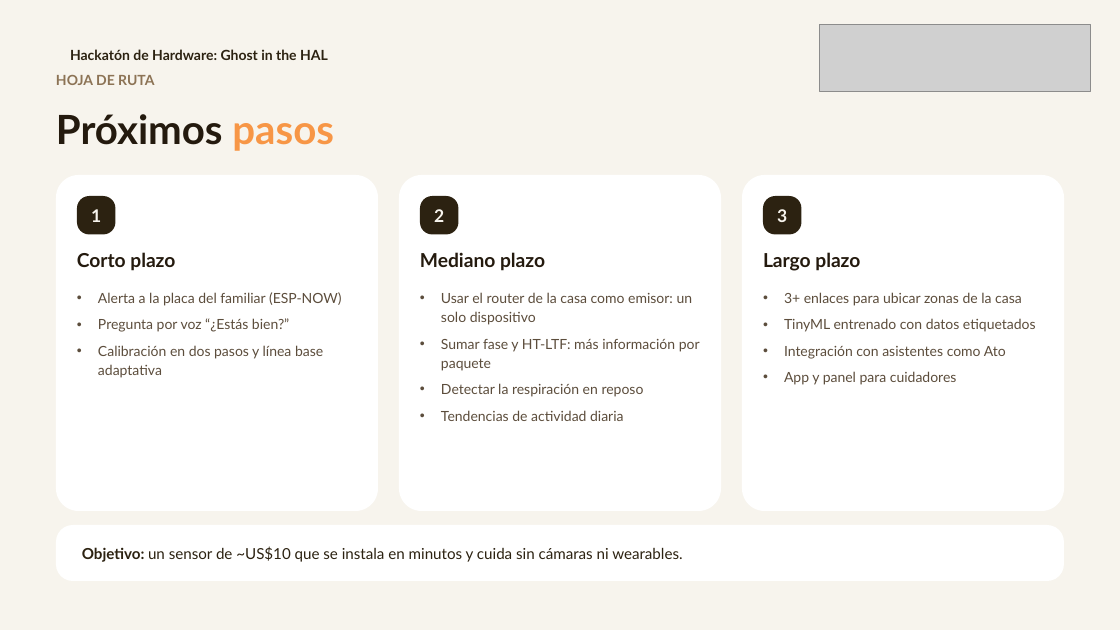
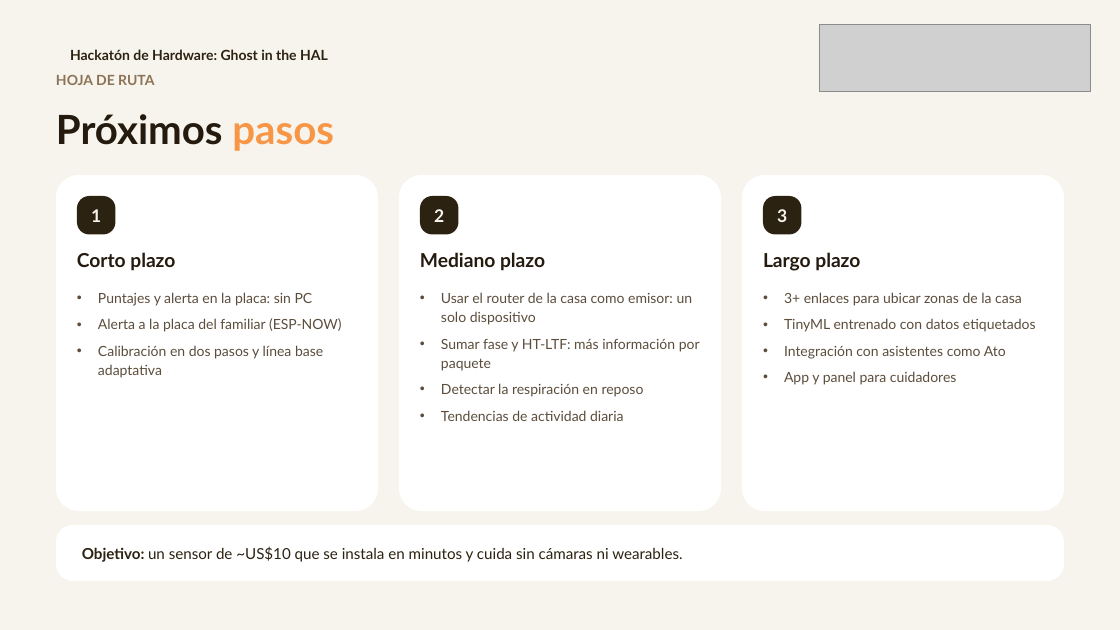
Before and after one commit to ivanbitesnik/Hackathon, a slide deck: slide 9 of Baja tension - Hackaton (tecnico).pptx. Drawn at 1120x630 pixels with LibreOffice and Linux fonts; fonts in the diff are those of the drawing; grey boxes stand for pictures; background and template pictures are left out. Boxes give left, top, right and bottom in pixels: in the first picture for what was removed or moved away, otherwise in the second. Text is boxed around its words. In the diff, an @@ line names an element or a change of style, - is before the commit and + after.

```diff
--- a/Baja tension - Hackaton (tecnico).pptx
+++ b/Baja tension - Hackaton (tecnico).pptx
@@ text at <box>98,292,313,306</box>: paragraph added @@
+• Puntajes y alerta en la placa: sin PC
@@ text at <box>98,318,289,332</box>: paragraph removed @@
-• Pregunta por voz “¿Estás bien?”
```
Also in this commit, not shown: 2 other slides changed, 20 other files.
